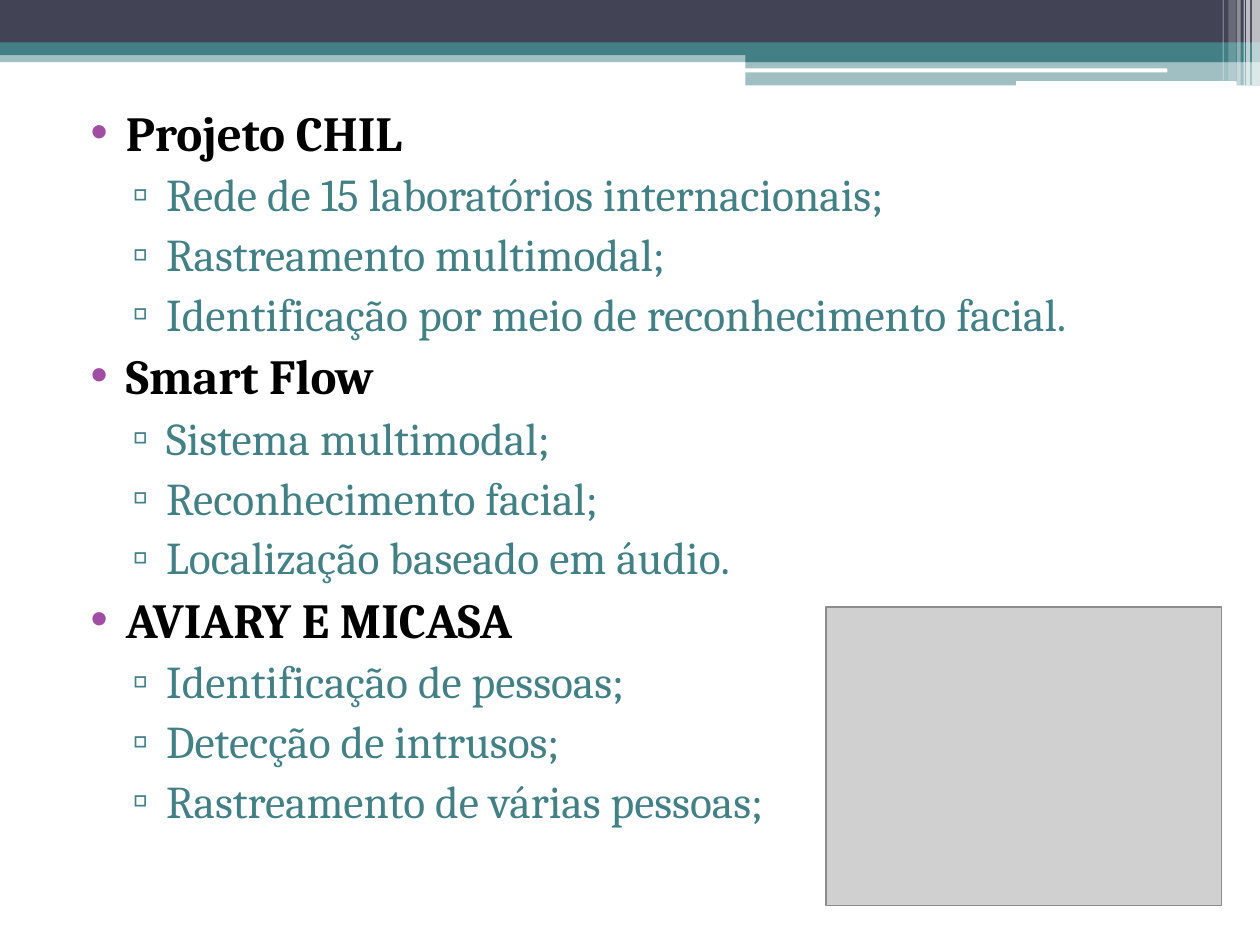
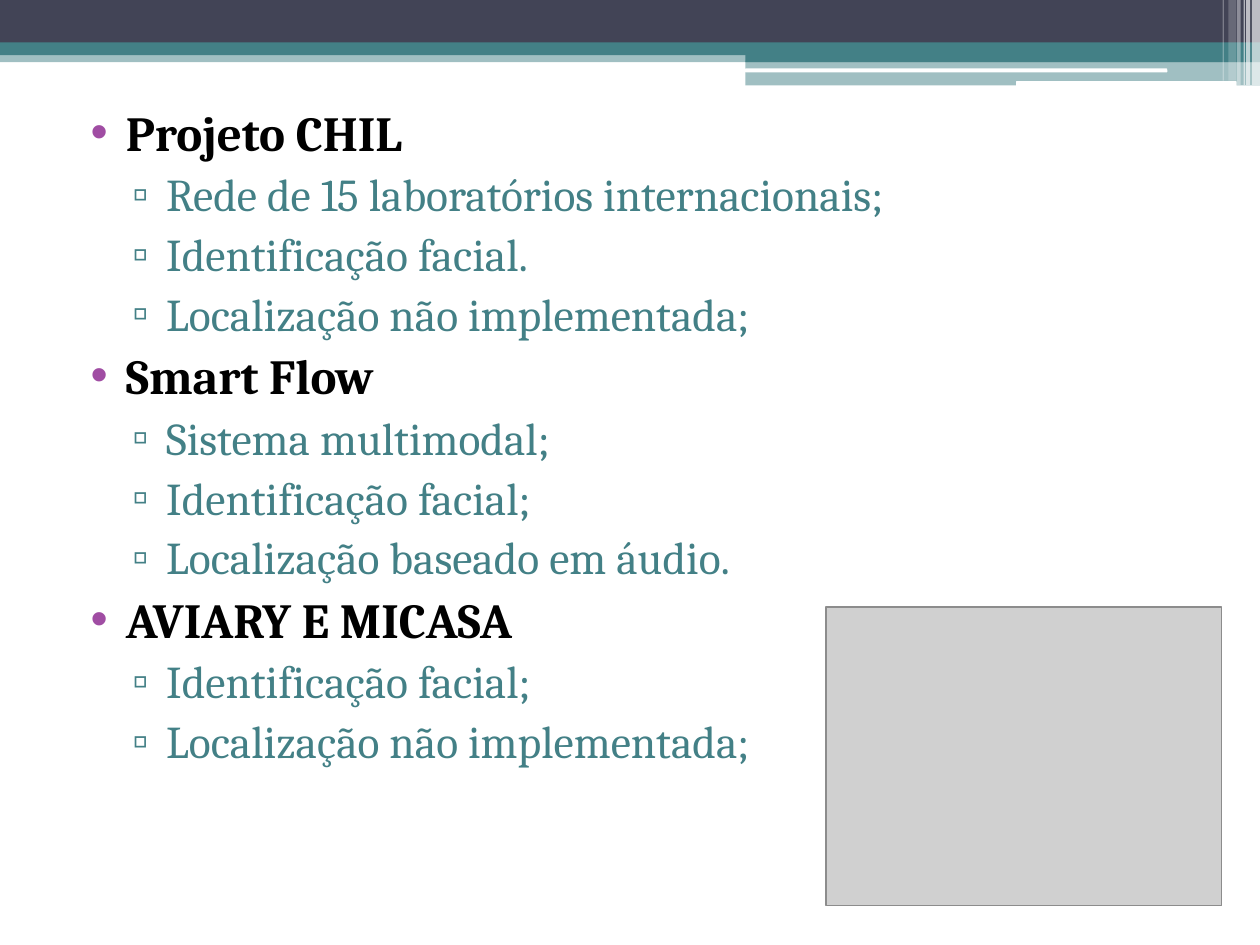
Before and after one commit to talesporto/Artigo-TRUE-SBCUP, a slide deck: slide 18 of apresentacao/ApresentacaoSBCUP.pptx. Drawn at 1260x945 pixels with LibreOffice and Linux fonts; fonts in the diff are those of the drawing; grey boxes stand for pictures. Boxes give left, top, right and bottom in pixels: in the first picture for what was removed or moved away, otherwise in the second. Text is boxed around its words. In the diff, an @@ line names an element or a change of style, - is before the commit and + after.

```diff
--- a/apresentacao/ApresentacaoSBCUP.pptx
+++ b/apresentacao/ApresentacaoSBCUP.pptx
@@ text at bbox=[166, 238, 749, 341]: text changed @@
-  ▫ Rastreamento multimodal;
-  ▫ Identificação por meio de reconhecimento facial.
+  ▫ Identificação facial.
+  ▫ Localização não implementada;
@@ text at bbox=[166, 482, 531, 525]: text changed @@
-  ▫ Reconhecimento facial;
+  ▫ Identificação facial;
@@ text at bbox=[166, 665, 749, 768]: text changed @@
-  ▫ Identificação de pessoas;
-  ▫ Detecção de intrusos;
-  ▫ Rastreamento de várias pessoas;
+  ▫ Identificação facial;
+  ▫ Localização não implementada;
```
Also in this commit, not shown: 3 other slides changed, 1 other file.
